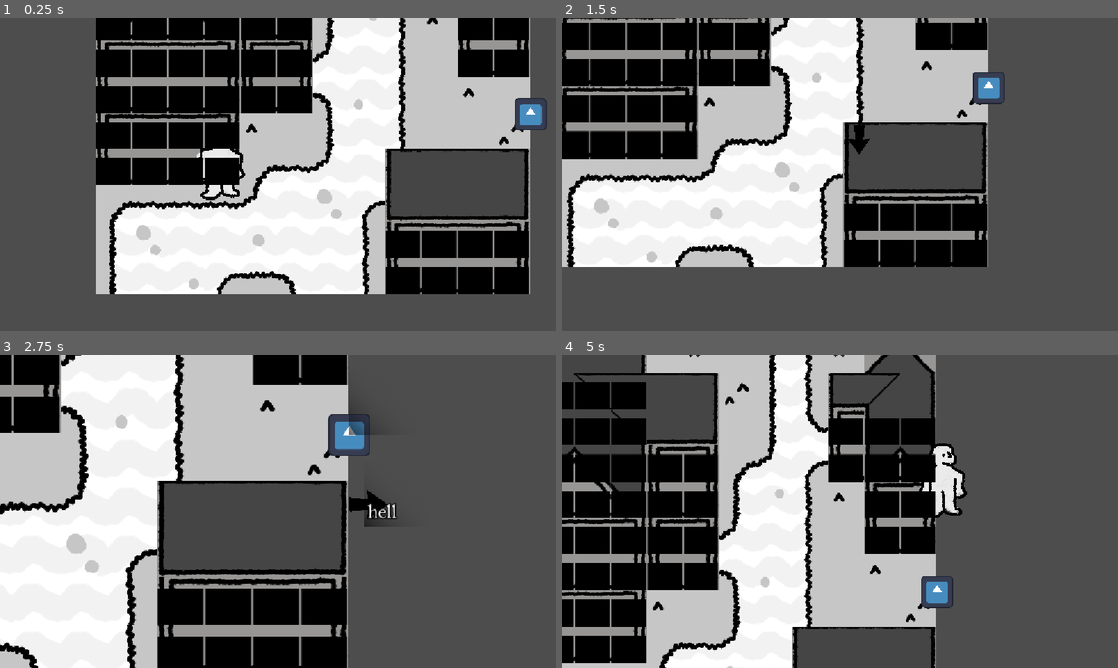
Above: before the commit, frames 1-4 (two rows, left to right).
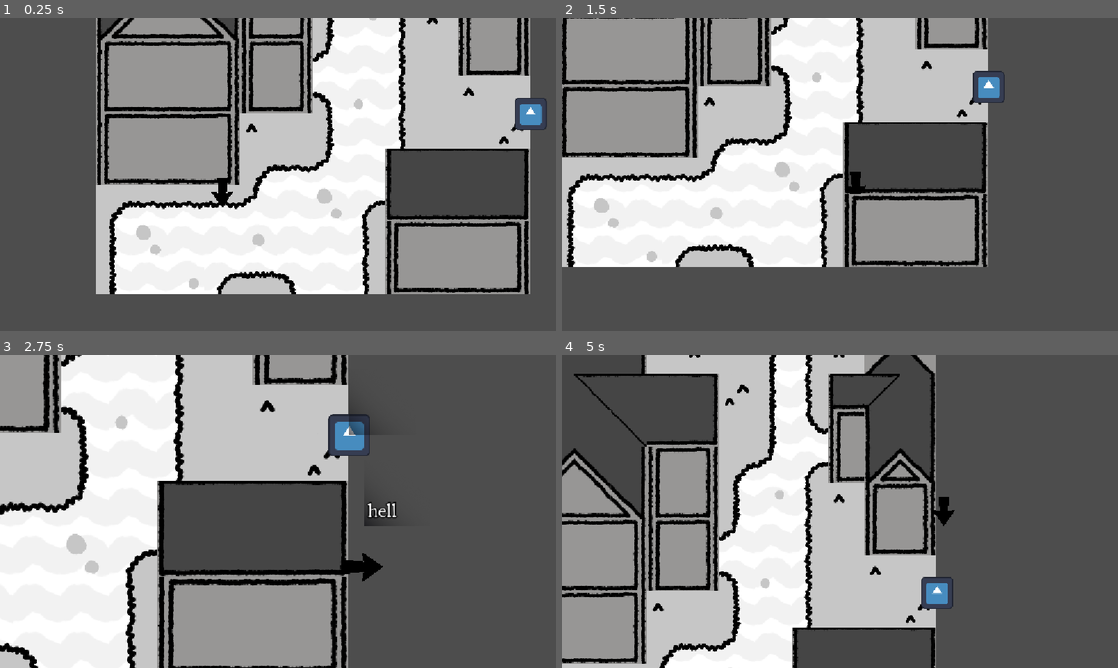
Above: after the commit, the same moments.

Repository: bobthefroog/ogpcpjlk
Game: Godot game, scene res://main.tscn
The game is run twice, just before and just after one commit, with the same random seed, the same clock (stepped at 60 frames per second) and the same inputs. The engine's default icon, where the game draws it, is replaced by a stand-in: a white triangle on a blue panel in a dark square.
Inputs (mouse positions are in pixels of both pictures, inside the frame that each line leads up to):
- Up to frame 1 (0.25 s): no input
- Up to frame 2 (1.5 s): move the mouse to (962, 158) at 0.52 s; hold D (right) 0.53-1.28 s; click (962, 158) at 0.6 s; move the mouse to (728, 190) at 1.27 s; hold S (down) from 1.28 s (still down); click (728, 190) at 1.35 s
- Up to frame 3 (2.75 s): move the mouse to (333, 442) at 2.02 s; release S (down) at 2.03 s; hold D (right) from 2.03 s (still down); click (333, 442) at 2.1 s
- Up to frame 4 (5 s): move the mouse to (812, 574) at 2.77 s; release D (right) at 2.78 s; hold W (up) 2.78-3.53 s; click (812, 574) at 2.85 s; move the mouse to (1006, 558) at 3.52 s; hold A (left) from 3.53 s (still down); click (1006, 558) at 3.6 s; move the mouse to (673, 464) at 4.27 s; click (673, 464) at 4.35 s

The runs differ from the first frame. In frame 1, 18% of the frame differs, in the area x 17-99%, y 0-89%; in frame 2, 15%; in frame 3, 11%; in frame 4, 21%, in the area x 0-73%, y 0-100%.

Commit message:
fixed errors

Diff:
--- a/main.tscn
+++ b/main.tscn
@@ -4,61 +4,13 @@
 [ext_resource type="Script" uid="uid://c0ec7j6n6gtji" path="res://player.gd" id="2_h2yge"]
 [ext_resource type="PackedScene" uid="uid://dqu1fgmwtpdxr" path="res://ptalk.tscn" id="3_1bvp3"]
 [ext_resource type="Script" uid="uid://do3g7wsdcb0jo" path="res://ptalk.gd" id="4_lquwl"]
-[ext_resource type="Texture2D" uid="uid://ph6px2usk8bu" path="res://art/Untitled.png" id="5_efxa6"]
 [ext_resource type="Texture2D" uid="uid://cjmf7y1u07qik" path="res://icon.svg" id="6_7mycd"]
-[ext_resource type="Texture2D" uid="uid://s565dv4d5liu" path="res://art/animation test/down.png" id="6_w48qg"]
 [ext_resource type="PackedScene" uid="uid://dapghmd2fnxlt" path="res://npctalk.tscn" id="7_272bh"]
-[ext_resource type="Texture2D" uid="uid://dy325cb0h70pd" path="res://art/animation test/left.png" id="7_vivmo"]
-[ext_resource type="Texture2D" uid="uid://djqo8vmgsdpgh" path="res://art/animation test/right.png" id="8_2cqfq"]
 [ext_resource type="Script" uid="uid://1f15eosmrv3s" path="res://npctalk.gd" id="8_5vw27"]
 [ext_resource type="Script" uid="uid://b1mrf1b1mxsn6" path="res://camera.gd" id="9_kek77"]
-[ext_resource type="Texture2D" uid="uid://dewirdi7tv30d" path="res://art/animation test/up.png" id="9_yaehf"]
 [ext_resource type="Texture2D" uid="uid://dsifmfkf8u0lj" path="res://art/tilemapcontrast.png" id="14_vivmo"]
 [ext_resource type="Texture2D" uid="uid://cjr7ja1stdgus" path="res://art/houses/housetile.png" id="15_2cqfq"]
 [ext_resource type="PackedScene" uid="uid://6we7bvbaucve" path="res://testarea.tscn" id="16_2cqfq"]
-
-[sub_resource type="SpriteFrames" id="SpriteFrames_8lruo"]
-animations = [{
-"frames": [{
-"duration": 1.0,
-"texture": ExtResource("5_efxa6")
-}],
-"loop": 1,
-"name": &"idle",
-"speed": 5.0
-}, {
-"frames": [{
-"duration": 1.0,
-"texture": ExtResource("6_w48qg")
-}],
-"loop": 1,
-"name": &"walk_down",
-"speed": 5.0
-}, {
-"frames": [{
-"duration": 1.0,
-"texture": ExtResource("7_vivmo")
-}],
-"loop": 1,
-"name": &"walk_left",
-"speed": 5.0
-}, {
-"frames": [{
-"duration": 1.0,
-"texture": ExtResource("8_2cqfq")
-}],
-"loop": 1,
-"name": &"walk_right",
-"speed": 5.0
-}, {
-"frames": [{
-"duration": 1.0,
-"texture": ExtResource("9_yaehf")
-}],
-"loop": 1,
-"name": &"walk_up",
-"speed": 5.0
-}]
 
 [sub_resource type="CircleShape2D" id="CircleShape2D_msgtk"]
 radius = 144.36066
@@ -135,13 +87,6 @@
 position = Vector2(0, -86)
 script = ExtResource("4_lquwl")
 
-[node name="AnimatedSprite2D" type="AnimatedSprite2D" parent="Player" unique_id=633370327]
-position = Vector2(-9.536743e-07, 0)
-scale = Vector2(0.1, 0.1)
-sprite_frames = SubResource("SpriteFrames_8lruo")
-animation = &"idle"
-offset = Vector2(100, -1319.9996)
-
 [node name="conv1" type="Area2D" parent="." unique_id=1059738396]
 position = Vector2(251, 52)
 
--- a/npctalk.tscn
+++ b/npctalk.tscn
@@ -1,6 +1,6 @@
 [gd_scene format=3 uid="uid://dapghmd2fnxlt"]
 
-[ext_resource type="Texture2D" uid="uid://btg7kfnyq50cy" path="res://art/bubble.png" id="1_0xhcb"]
+[ext_resource type="Texture2D" uid="uid://btg7kfnyq50cy" path="res://art/speachbubble.png" id="1_0xhcb"]
 [ext_resource type="Script" uid="uid://cmowuut8vstyk" path="res://bubble.gd" id="2_ysmtm"]
 [ext_resource type="FontFile" uid="uid://bltalkot5skku" path="res://art/font.TTF" id="3_ysmtm"]
 
--- a/player.gd
+++ b/player.gd
@@ -1,7 +1,7 @@
 extends CharacterBody2D
 
 var speed = 3000
-var current_dir = "none"
+var current_dir = "_down"
 @onready var animated_sprite: AnimatedSprite2D = $AnimatedSprite2D
 
 func _physics_process(delta: float) -> void:
--- a/player.tscn
+++ b/player.tscn
@@ -1,8 +1,56 @@
 [gd_scene format=3 uid="uid://ceieb84kqd438"]
+
+[ext_resource type="Texture2D" uid="uid://s565dv4d5liu" path="res://art/animation test/down.png" id="2_2hs0m"]
+[ext_resource type="Texture2D" uid="uid://dy325cb0h70pd" path="res://art/animation test/left.png" id="3_1jxqw"]
+[ext_resource type="Texture2D" uid="uid://djqo8vmgsdpgh" path="res://art/animation test/right.png" id="4_dw050"]
+[ext_resource type="Texture2D" uid="uid://dewirdi7tv30d" path="res://art/animation test/up.png" id="5_b26j0"]
 
 [sub_resource type="CapsuleShape2D" id="CapsuleShape2D_h2yge"]
 radius = 20.0
 height = 42.666668
+
+[sub_resource type="SpriteFrames" id="SpriteFrames_n7ghd"]
+animations = [{
+"frames": [{
+"duration": 1.0,
+"texture": ExtResource("2_2hs0m")
+}],
+"loop": 1,
+"name": &"idle",
+"speed": 5.0
+}, {
+"frames": [{
+"duration": 1.0,
+"texture": ExtResource("2_2hs0m")
+}],
+"loop": 1,
+"name": &"walk_down",
+"speed": 5.0
+}, {
+"frames": [{
+"duration": 1.0,
+"texture": ExtResource("3_1jxqw")
+}],
+"loop": 1,
+"name": &"walk_left",
+"speed": 5.0
+}, {
+"frames": [{
+"duration": 1.0,
+"texture": ExtResource("4_dw050")
+}],
+"loop": 1,
+"name": &"walk_right",
+"speed": 5.0
+}, {
+"frames": [{
+"duration": 1.0,
+"texture": ExtResource("5_b26j0")
+}],
+"loop": 1,
+"name": &"walk_up",
+"speed": 5.0
+}]
 
 [node name="Player" type="CharacterBody2D" unique_id=1219644781]
 visibility_layer = 3
@@ -12,5 +60,11 @@
 
 [node name="CollisionShape2D" type="CollisionShape2D" parent="." unique_id=421734203]
 position = Vector2(-1.10134124e-13, 0)
-rotation = 1.5707964
 shape = SubResource("CapsuleShape2D_h2yge")
+
+[node name="AnimatedSprite2D" type="AnimatedSprite2D" parent="." unique_id=664571721]
+position = Vector2(9.536743e-07, -1.5258789e-05)
+scale = Vector2(0.1, 0.1)
+sprite_frames = SubResource("SpriteFrames_n7ghd")
+animation = &"idle"
+offset = Vector2(0, 0.00036621094)
--- a/ptalk.tscn
+++ b/ptalk.tscn
@@ -1,6 +1,6 @@
 [gd_scene format=3 uid="uid://dqu1fgmwtpdxr"]
 
-[ext_resource type="Texture2D" uid="uid://btg7kfnyq50cy" path="res://art/bubble.png" id="1_2d47q"]
+[ext_resource type="Texture2D" uid="uid://btg7kfnyq50cy" path="res://art/speachbubble.png" id="1_2d47q"]
 [ext_resource type="FontFile" uid="uid://bltalkot5skku" path="res://art/font.TTF" id="1_xe4ct"]
 [ext_resource type="Script" uid="uid://cmowuut8vstyk" path="res://bubble.gd" id="2_6oimw"]
 
--- a/testarea.tscn
+++ b/testarea.tscn
@@ -2,7 +2,7 @@
 
 [ext_resource type="Texture2D" uid="uid://cjr7ja1stdgus" path="res://art/houses/housetile.png" id="1_5v1cx"]
 [ext_resource type="Texture2D" uid="uid://dsifmfkf8u0lj" path="res://art/tilemapcontrast.png" id="2_xvnlw"]
-[ext_resource type="Texture2D" uid="uid://byasmhcej87tj" path="res://art/almostnothing.png" id="3_0cy10"]
+[ext_resource type="Texture2D" uid="uid://byasmhcej87tj" path="res://art/collisiontile.png" id="3_0cy10"]
 
 [sub_resource type="TileSetAtlasSource" id="TileSetAtlasSource_5v1cx"]
 texture = ExtResource("1_5v1cx")
@@ -164,6 +164,7 @@
 tile_set = SubResource("TileSet_b0odc")
 
 [node name="collision" type="TileMapLayer" parent="TileMap" unique_id=426678272]
+visible = false
 z_index = 10
 scale = Vector2(0.5, 0.5)
 tile_map_data = PackedByteArray("AAD8/wIAAQAFAAIAAAD7/wIAAQAFAAIAAAD6/wIAAQAFAAIAAAD5/wIAAQAFAAIAAAD5/wEAAQAFAAIAAAD6/w …(848 unchanged characters)…
Binary file removed: art/Untitled.png
Not shown, removed: art/almostnothing.png.import
Binary file removed: art/animation test/images.jpg
Not shown, removed: art/animation test/images.jpg.import
Binary file removed: art/animation test/resting.jpg
Not shown, removed: art/animation test/resting.jpg.import
Binary file removed: art/animation test/resting2.jpg
Not shown, removed: art/animation test/resting2.jpg.import
Renamed: art/almostnothing.png -> art/collisiontile.png
Not shown, changed: art/collisiontile.png.import
Renamed: art/bubble.png -> art/speachbubble.png
Not shown, changed: art/speachbubble.png.import
